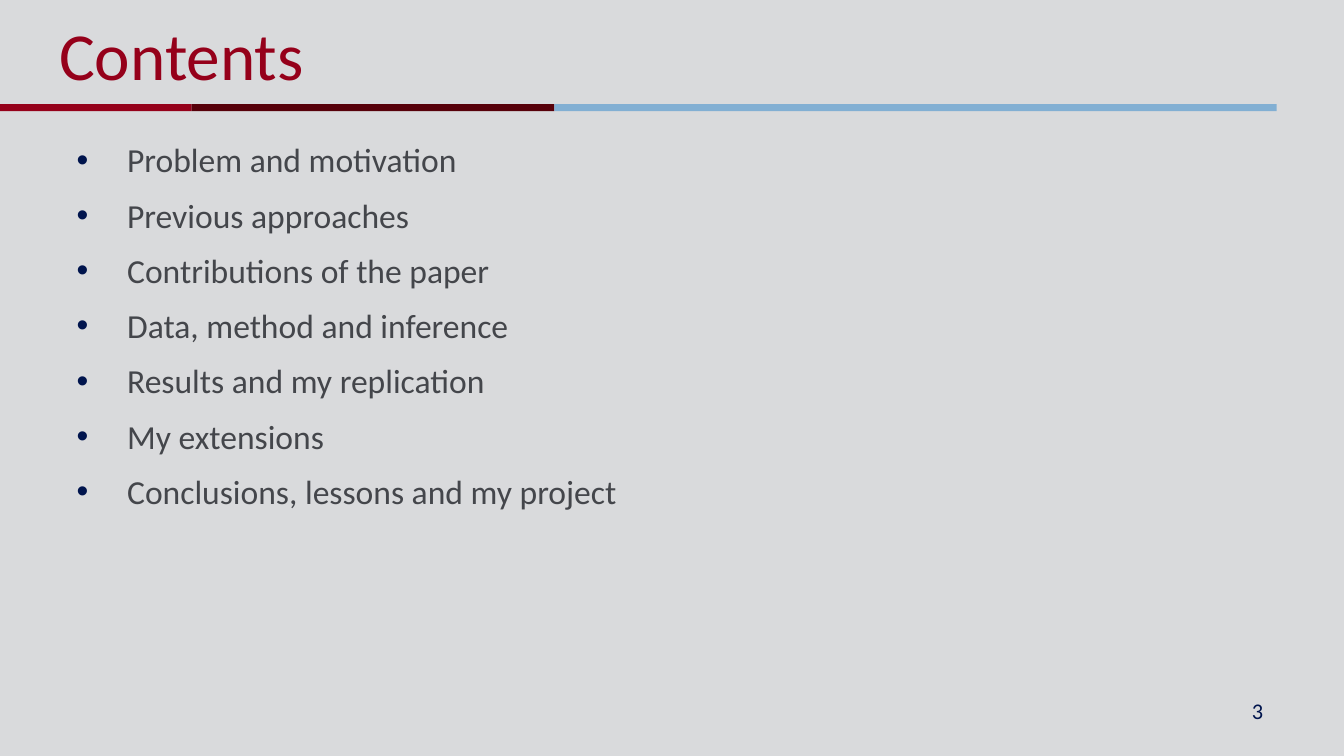
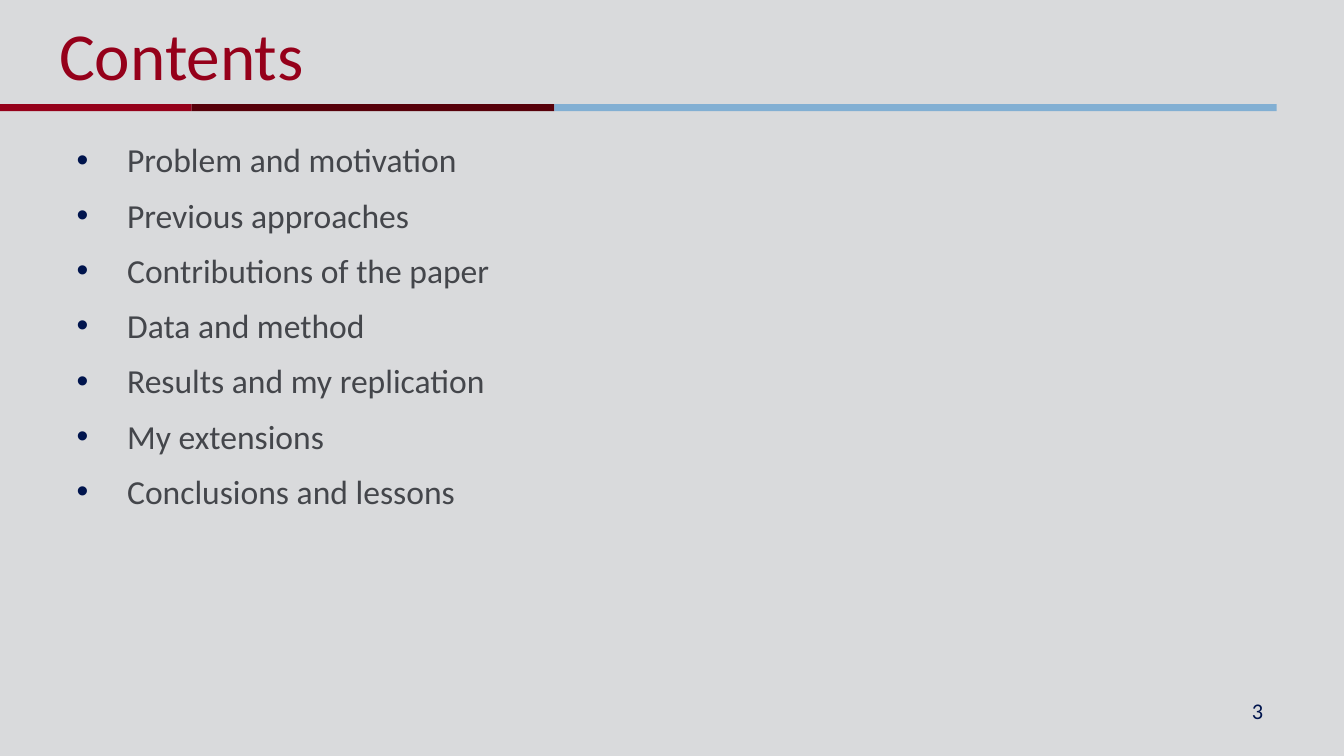
Before and after one commit to NitinLodha2812/stat5200-fastfood-replication, a slide deck: slide 3 of presentation/replication_presentation.pptx. Drawn at 1344x756 pixels with LibreOffice and Linux fonts; fonts in the diff are those of the drawing; background and template pictures are left out. Boxes give left, top, right and bottom in pixels: in the first picture for what was removed or moved away, otherwise in the second. Text is boxed around its words. In the diff, an @@ line names an element or a change of style, - is before the commit and + after.

```diff
--- a/presentation/replication_presentation.pptx
+++ b/presentation/replication_presentation.pptx
@@ text at (x1=127, y1=314, x2=365, y2=338): text changed @@
-• Data, method and inference
+• Data and method
@@ text at (x1=127, y1=480, x2=455, y2=504): text changed @@
-• Conclusions, lessons and my project
+• Conclusions and lessons
```
Also in this commit, not shown: 10 other slides changed, 5 slides removed, 2 other files.
